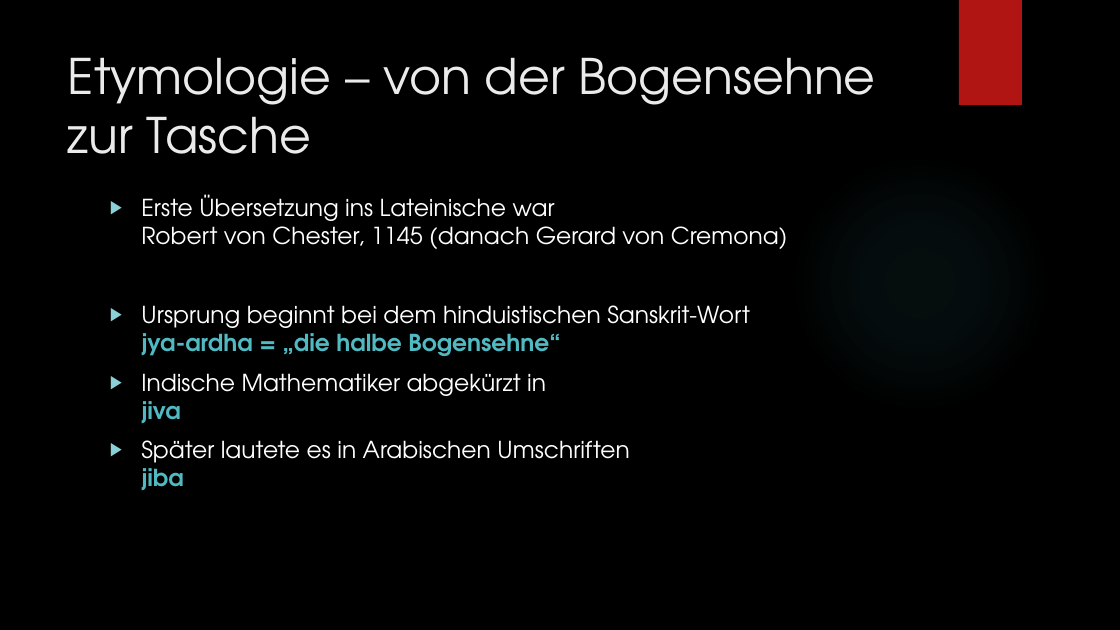
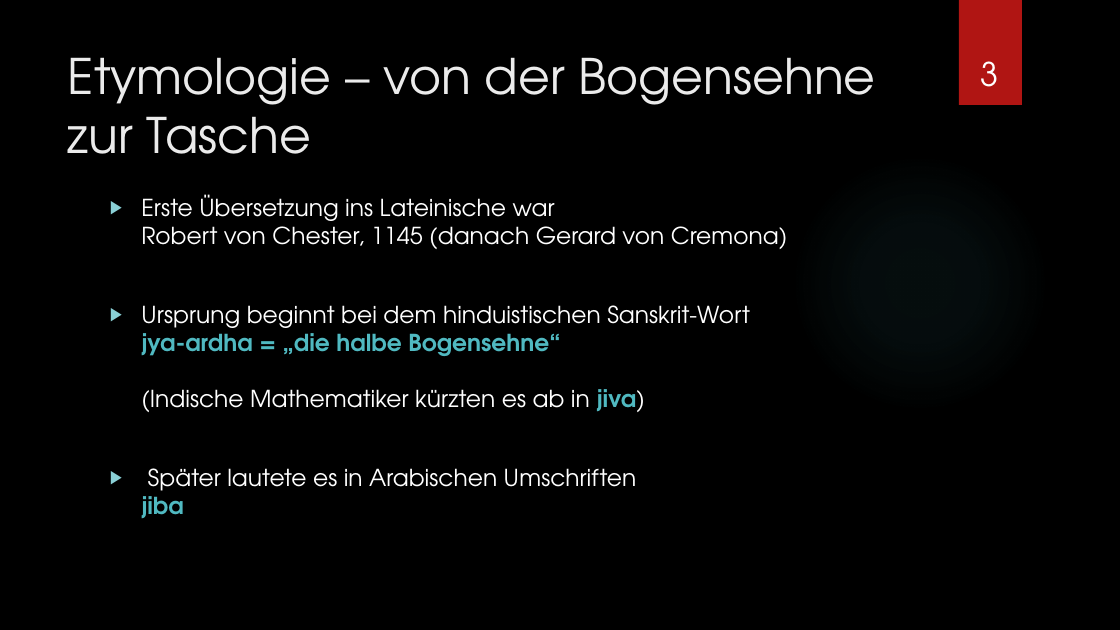
Before and after one commit to ProofTyler/hs, a slide deck: slide 3 of material/Sinus und Kosinus.pptx. Drawn at 1120x630 pixels with LibreOffice and Linux fonts; fonts in the diff are those of the drawing; background and template pictures are left out. Boxes give left, top, right and bottom in pixels: in the first picture for what was removed or moved away, otherwise in the second. Text is boxed around its words. In the diff, an @@ line names an element or a change of style, - is before the commit and + after.

Commit message:
bla

```diff
--- a/material/Sinus und Kosinus.pptx
+++ b/material/Sinus und Kosinus.pptx
@@ page number added at (x1=980, y1=61, x2=998, y2=87), 28 pt, text #FFFFFF @@
+3
@@ text at (x1=141, y1=305, x2=750, y2=412): text changed @@
-▶ Ursprung beginnt bei dem hinduistischen Sanskrit-Wort
-  jya-ardha = „die halbe Bogensehne“
-▶ Indische Mathematiker abgekürzt in
-  jiva
+▶ Ursprung beginnt bei dem hinduistischen Sanskrit-Wort
+  jya-ardha = „die halbe Bogensehne“
+  (Indische Mathematiker kürzten es ab in jiva)
```
Also in this commit, not shown: 12 other slides changed, 7 slides added.
